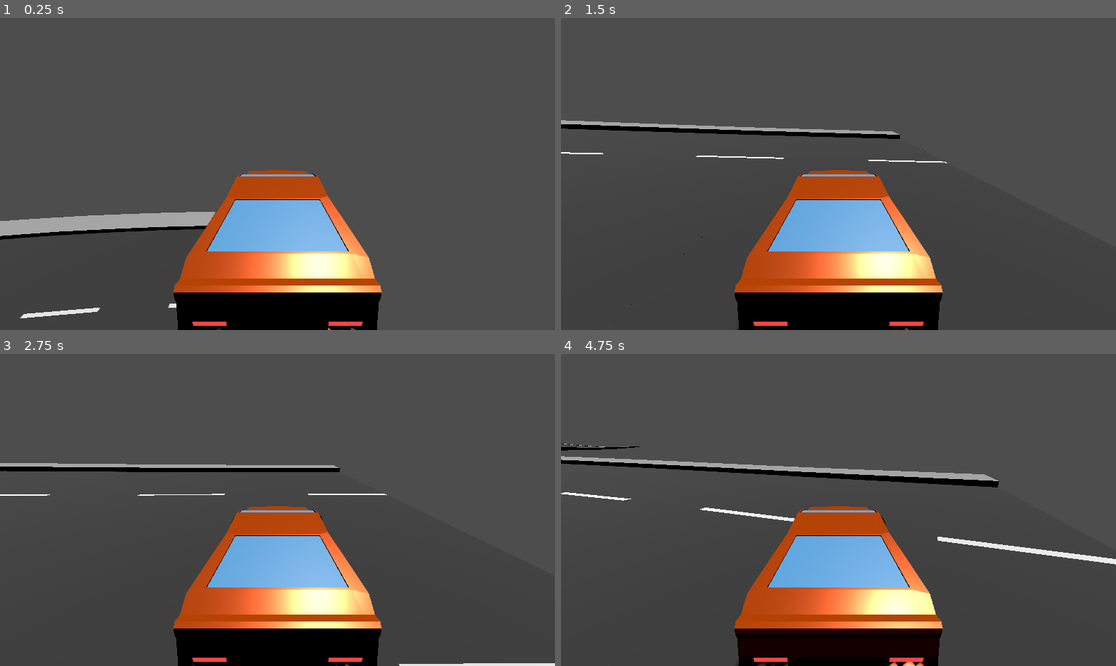
Above: before the commit, frames 1-4 (two rows, left to right).
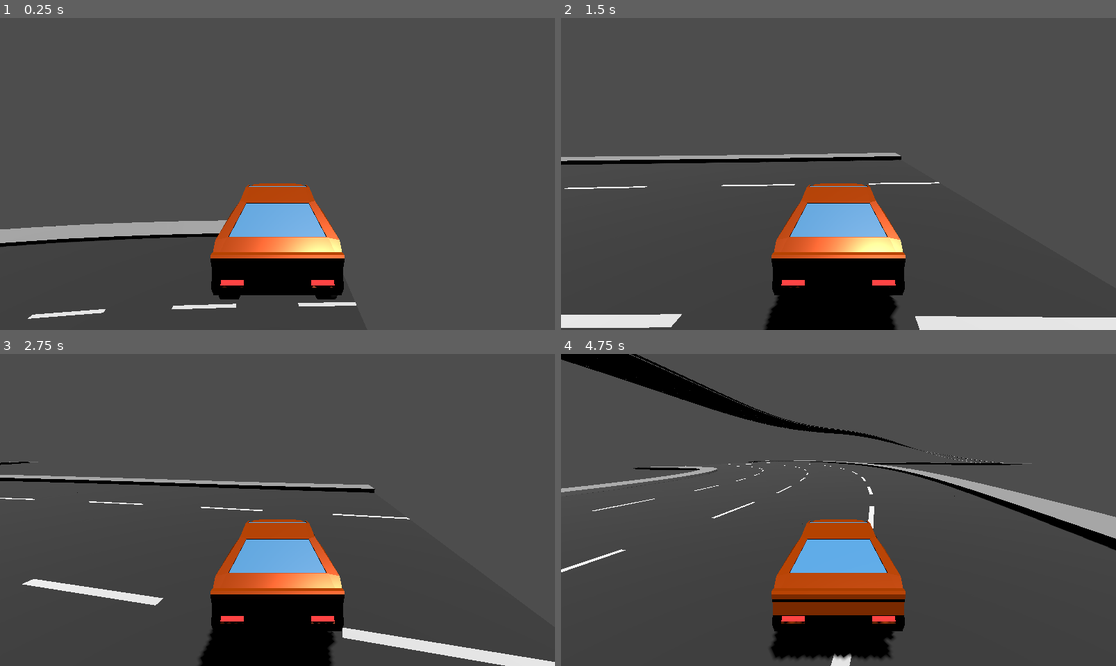
Above: after the commit, the same moments.

Repository: zenonet/CarGame
Game: Godot game, scene res://env.tscn
Two runs of this game, one before a commit and one after it. Both use one fixed random seed, a clock stepped at 60 frames per second and the inputs below.
Inputs:
- Up to frame 1 (0.25 s): no input
- Up to frame 2 (1.5 s): hold D (right) 0.53-1.28 s; hold Space (nitro, bound only after the commit) 0.53-1.28 s; tap S (decelerate) at 0.6 s; hold Ctrl (brake) from 1.28 s (still down); tap Space (nitro, bound only after the commit) at 1.35 s
- Up to frame 3 (2.75 s): tap S (decelerate) at 1.55, 2.1 s; release Ctrl (brake) at 2.03 s; hold D (right) from 2.03 s (still down); hold Space (nitro, bound only after the commit) from 2.03 s (still down)
- Up to frame 4 (4.75 s): release D (right) at 2.78 s; release Space (nitro, bound only after the commit) at 2.78 s; hold W (accelerate) 2.78-3.53 s; tap Space (nitro, bound only after the commit) at 2.85, 4.35 s; tap S (decelerate) at 3.05, 3.6, 4.55 s; hold Space (nitro, bound only after the commit) 3.53-4.28 s; hold A (left) from 3.53 s (still down)

The runs differ from the first frame. In frame 1, 15% of the frame differs, in the area x 0-69%, y 48-100%; in frame 2, 15%; in frame 3, 15%; in frame 4, 19%, in the area x 0-100%, y 0-100%.

Commit message:
Tried tweaking car controls to improve driving feel and added nitro boosts

Diff:
--- a/car.gd
+++ b/car.gd
@@ -1,7 +1,7 @@
 extends VehicleBody3D
 
 const MAX_STEER = 0.8
-const ENGINE_POWER = 3000
+const ENGINE_POWER = 300
 const BOOST_ENGINE_POWER = 6000
 
 func _ready():
@@ -9,5 +9,8 @@
 
 func _process(delta):
 	steering = move_toward(steering, Input.get_axis("right", "left")*MAX_STEER, delta*2.5)
-	engine_force = Input.get_axis("decelerate", "accelerate") * ENGINE_POWER
+	engine_force = Input.get_axis("decelerate", "accelerate") * (BOOST_ENGINE_POWER if Input.is_action_pressed("nitro") else ENGINE_POWER)
 	brake = Input.get_action_strength("brake") * 10
+
+	if(Input.is_action_just_released("quit")):
+		get_tree().quit()
--- a/car.tscn
+++ b/car.tscn
@@ -141,33 +141,51 @@
 points = PackedVector3Array(0.909439, 0.10644, -1.5463, 0.909439, -0.453835, -1.77835, 0.909439, 0.0667418, -1.62049, 0 …(2812 unchanged characters)…
 
 [node name="Car" type="VehicleBody3D"]
-mass = 400.0
+gravity_scale = 4.0
+center_of_mass_mode = 1
+center_of_mass = Vector3(0, -0.15, 0)
 script = ExtResource("1_3dj2y")
 
 [node name="Body" type="MeshInstance3D" parent="."]
-transform = Transform3D(1, 0, 0, 0, 1, 0, 0, 0, 1, -3.41034e-08, 0, 3.97364e-08)
+transform = Transform3D(1, 0, 0, 0, 1, 0, 0, 0, 1, -3.41034e-08, 0.342457, -0.143832)
 mesh = SubResource("ArrayMesh_ol5u5")
 skeleton = NodePath("")
 
 [node name="BodyCollisionShape" type="CollisionShape3D" parent="."]
-transform = Transform3D(1, 0, 0, 0, 1, 0, 0, 0, 1, -3.41034e-08, 0, 3.97364e-08)
+transform = Transform3D(1, 0, 0, 0, 1, 0, 0, 0, 1, -3.41034e-08, 0.342457, -0.143832)
 shape = SubResource("ConvexPolygonShape3D_3kipf")
 
 [node name="Camera3D" type="Camera3D" parent="."]
-transform = Transform3D(-1, -7.23968e-08, 3.09841e-07, 3.09851e-08, 0.946986, 0.321274, -3.16674e-07, 0.321274, -0.946986, 4.27055e-08, 1.86616, -3.45747)
+transform = Transform3D(-1, -7.23967e-08, 3.09841e-07, 7.12631e-09, 0.968431, 0.249281, -3.18106e-07, 0.249281, -0.968431, 4.27055e-08, 2.44859, -4.59456)
 
 [node name="FrontRight" parent="." instance=ExtResource("2_tckoq")]
-transform = Transform3D(1, 0, 2.38419e-07, 0, 1, 0, -2.38419e-07, 0, 1, -0.807271, -0.291894, 1.38462)
+transform = Transform3D(1, 0, 2.38419e-07, 0, 1, 0, -2.38419e-07, 0, 1, -0.807271, 0.00363359, 1.24079)
 use_as_steering = true
+wheel_roll_influence = 0.01
+wheel_rest_length = 0.2
+wheel_friction_slip = 1.0
+suspension_stiffness = 120.0
+
+[node name="FrontLeft" parent="." instance=ExtResource("3_hvnpe")]
+transform = Transform3D(1, 0, 1.74846e-07, 0, 1, 0, -1.74846e-07, 0, 1, 0.792011, 0.00363359, 1.24197)
+use_as_steering = true
+wheel_roll_influence = 0.01
+wheel_rest_length = 0.2
+wheel_friction_slip = 1.0
+suspension_stiffness = 120.0
 
 [node name="BackRight" parent="." instance=ExtResource("2_tckoq")]
-transform = Transform3D(1, 0, 1.74846e-07, 0, 1, 0, -1.74846e-07, 0, 1, -0.807271, -0.291894, -1.36922)
+transform = Transform3D(1, 0, 1.74846e-07, 0, 1, 0, -1.74846e-07, 0, 1, -0.807271, 0.00363359, -1.51305)
 use_as_traction = true
+wheel_roll_influence = 0.01
+wheel_rest_length = 0.2
+wheel_friction_slip = 1.0
+suspension_stiffness = 80.0
 
-[node name="VehicleWheel3D" parent="." instance=ExtResource("3_hvnpe")]
-transform = Transform3D(1, 0, 1.74846e-07, 0, 1, 0, -1.74846e-07, 0, 1, 0.792011, -0.291894, 1.3858)
-use_as_steering = true
-
-[node name="VehicleWheel3D2" parent="." instance=ExtResource("3_hvnpe")]
-transform = Transform3D(1, 0, 1.74846e-07, 0, 1, 0, -1.74846e-07, 0, 1, 0.792011, -0.291894, -1.36922)
+[node name="BackLeft" parent="." instance=ExtResource("3_hvnpe")]
+transform = Transform3D(1, 0, 1.74846e-07, 0, 1, 0, -1.74846e-07, 0, 1, 0.792011, 0.00363359, -1.51305)
 use_as_traction = true
+wheel_roll_influence = 0.01
+wheel_rest_length = 0.2
+wheel_friction_slip = 1.0
+suspension_stiffness = 80.0
--- a/project.godot
+++ b/project.godot
@@ -46,3 +46,13 @@
 "events": [Object(InputEventKey,"resource_local_to_scene":false,"resource_name":"","device":-1,"window_id":0,"alt_press …(182 unchanged characters)…
 ]
 }
+nitro={
+"deadzone": 0.5,
+"events": [Object(InputEventKey,"resource_local_to_scene":false,"resource_name":"","device":-1,"window_id":0,"alt_pressed":false,"shift_pressed":false,"ctrl_pressed":false,"meta_pressed":false,"pressed":false,"keycode":0,"physical_keycode":32,"key_label":0,"unicode":32,"echo":false,"script":null)
+]
+}
+quit={
+"deadzone": 0.5,
+"events": [Object(InputEventKey,"resource_local_to_scene":false,"resource_name":"","device":-1,"window_id":0,"alt_pressed":false,"shift_pressed":false,"ctrl_pressed":false,"meta_pressed":false,"pressed":false,"keycode":0,"physical_keycode":4194305,"key_label":0,"unicode":0,"echo":false,"script":null)
+]
+}
